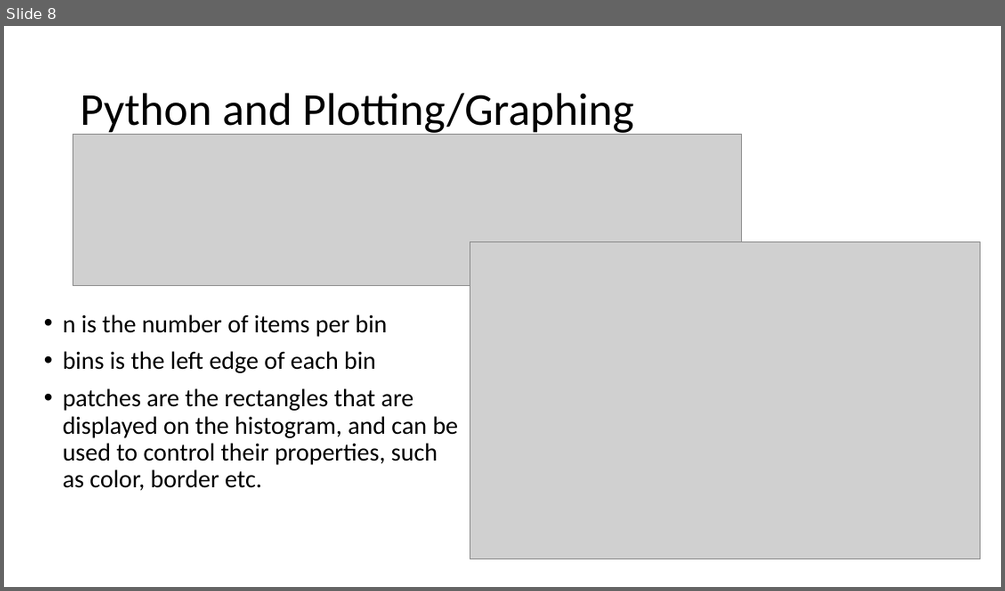
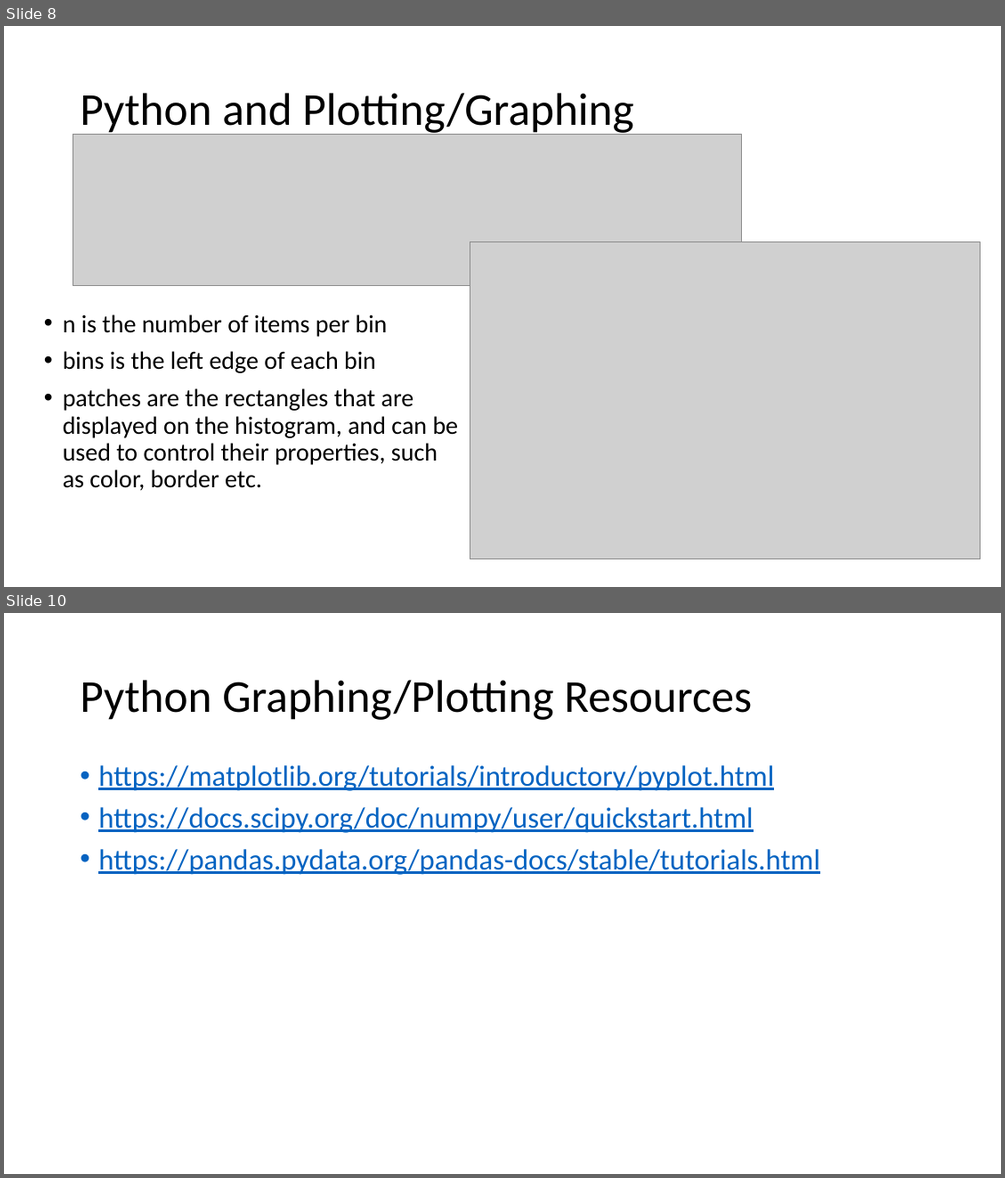
Before and after one commit to ndeshpa/Bootcamp, a slide deck: PythonLabPlots.pptx. Shown one above the other, each under a label of ours: slide 8 before the commit, slides 8 and 10 after it; the slides between them are not shown. The pictures are 1005x591 and 1005x1178 pixels, drawn with LibreOffice and Linux fonts; fonts in the diff are those of the drawing; grey boxes stand for pictures. Boxes give left, top, right and bottom in pixels: in the first picture for what was removed or moved away, otherwise in the second. Text is boxed around its words. In the diff, an @@ line names an element or a change of style, - is before the commit and + after.

```diff
--- a/PythonLabPlots.pptx
+++ b/PythonLabPlots.pptx
@@ slide 10 added at [4,613,1001,1174], background #FFFFFF @@
@@ title added at [80,680,752,720], 44 pt, text #000000 @@
+Python Graphing/Plotting Resources
@@ text added at [98,765,820,875], 28 pt, text #0563C1, underline @@
+• https://matplotlib.org/tutorials/introductory/pyplot.html
+• https://docs.scipy.org/doc/numpy/user/quickstart.html
+• https://pandas.pydata.org/pandas-docs/stable/tutorials.html
```
Also in this commit, not shown: 1 slide changed.
